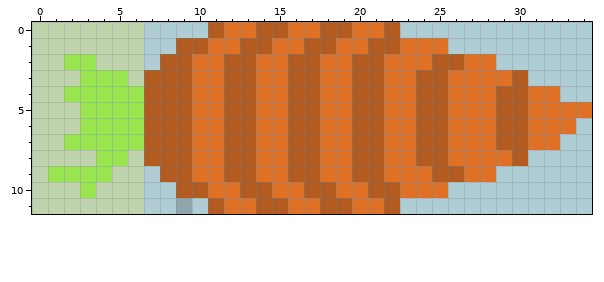
Pixel-art file, stored at Assets/Sprites/minigame/Boss/Carrot.aseprite. The picture above is the old version.
35x12 pixels, 1 frame.
After the commit:
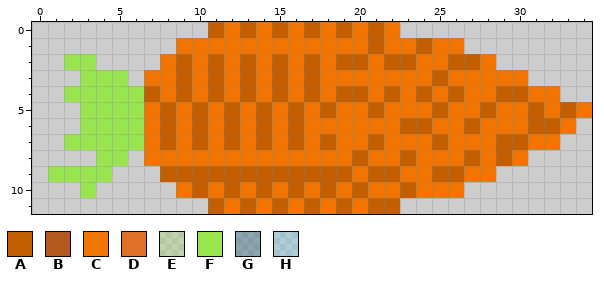
Palette (. is transparent): A #c45f01  B #b35b1f  C #f37501  D #df7126  E #99e55046  F #99e550  G #326d796a  H #5fcde446
Diff:
layer "BG" now hidden
layer "Layer 2" now hidden
layer "Layer 4" added
layer "Layer 4 Copy" added
layer "Layer 4 Copy Copy" added
layer "Layer 4 Copy Copy Copy" added
layer "Layer 4 Copy Copy Copy Copy" added
layer "Layer 4 Copy Copy Copy Copy Copy" added
layer "Layer 4 Copy Copy Copy Copy Copy Copy" added
layer "Layer 4 Copy Copy Copy Copy Copy Copy Co" added
layer "Layer 3" now hidden
Changed rows in their new state; - is an unchanged pixel.
first column x 0:
 0 ...........ACACACACACAC............
 1 .........CCCCCCCCCCCCACCACC........
 2 ..--....CACACACACACAACAACCAAC......
 3 ...---.CCACACACACACCCCCCCACCCCC....
 4 ..-----ACACACACACACAACACACACCAACC..
 5 ...----CACACACACACACCACCCACCACCACAC
 6 ...----CACACACACACCCCCCAACCACCCAAC.
 7 ..-----CACACACACACACCACCCACCCAACC..
 8 ....--.CCCCCCCCCCCCCACCACCCACAC....
 9 .----...AAAAAAAAAAAACAACCAACC......
10 ...-.....CACACACACACACCACCC........
11 ...........ACACACACACAA............
Changed places in both pictures, as pixel boxes (x1, y1, x2, y2):
changed: (32, 22, 592, 214)
